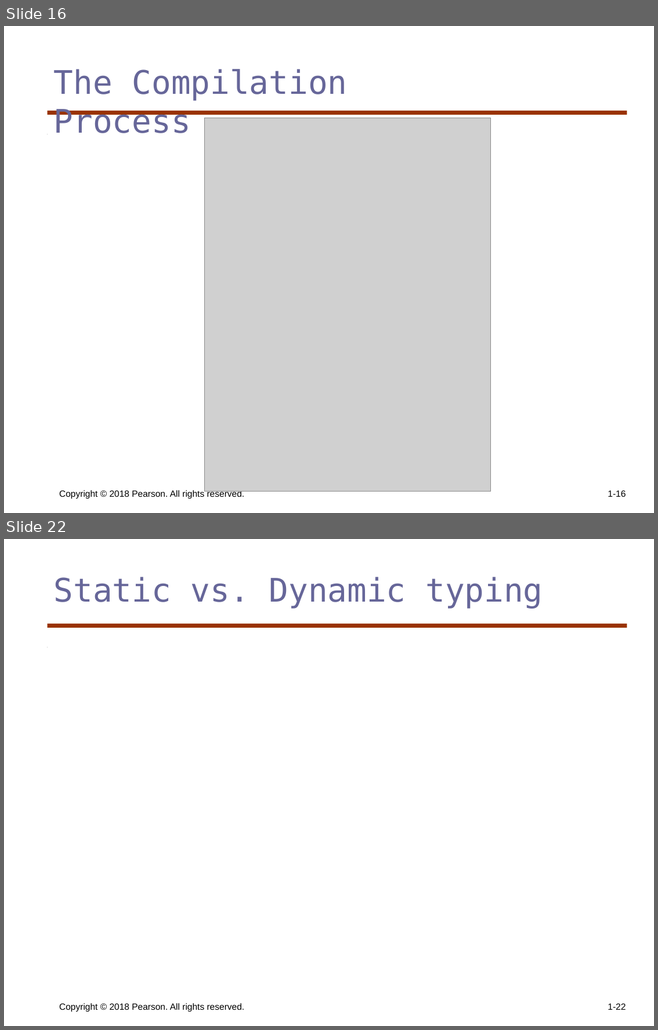
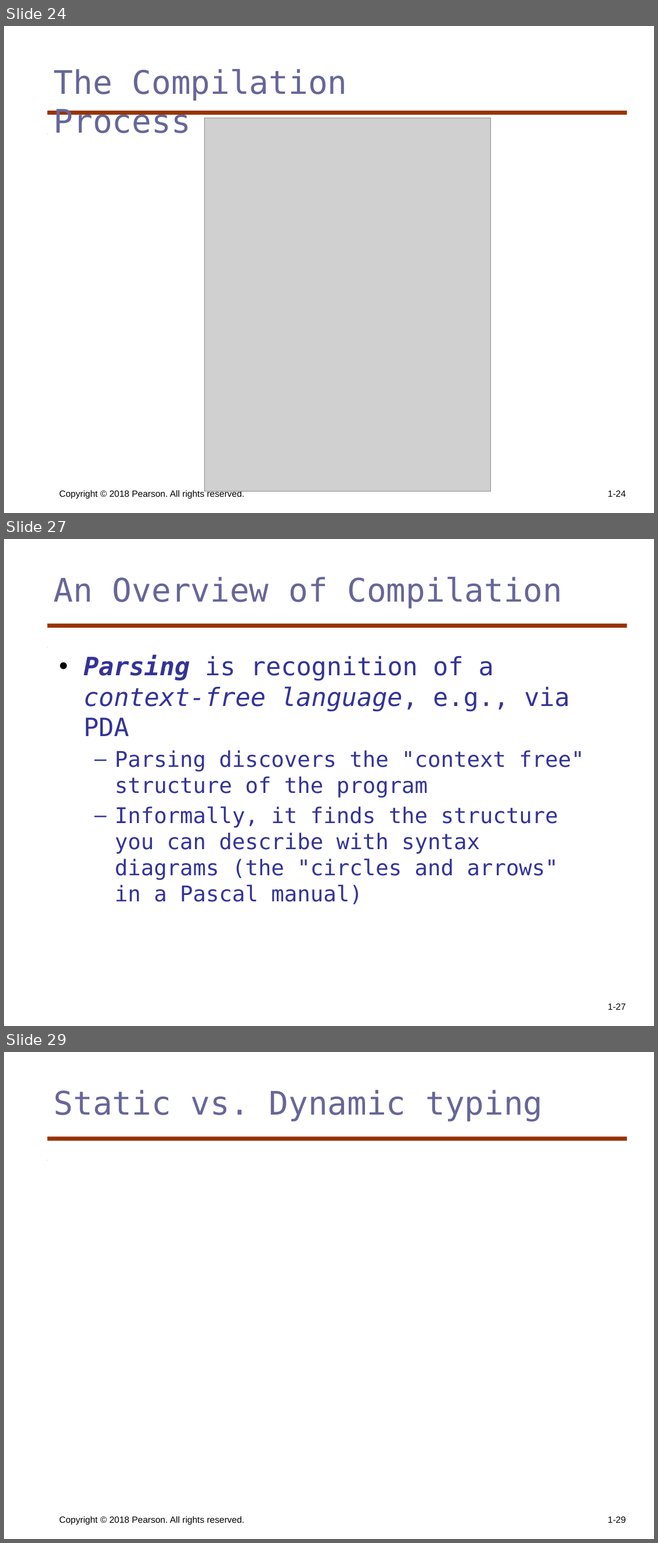
Before and after one commit to KurmasGVSU/KurmasGVSU.github.io, a slide deck: Teaching/Courses/W23/CIS343/LectureNotes/cis343_ch1pt2.pptx. Shown one above the other, each under a label of ours: slides 16 and 22 before the commit, slides 24, 27 and 29 after it; the slides between them are not shown. The pictures are 658x1030 and 658x1543 pixels, drawn with LibreOffice and Linux fonts; fonts in the diff are those of the drawing; grey boxes stand for pictures. Boxes give left, top, right and bottom in pixels: in the first picture for what was removed or moved away, otherwise in the second. Text is boxed around its words. In the diff, an @@ line names an element or a change of style, - is before the commit and + after.

```diff
--- a/Teaching/Courses/W23/CIS343/LectureNotes/cis343_ch1pt2.pptx
+++ b/Teaching/Courses/W23/CIS343/LectureNotes/cis343_ch1pt2.pptx
@@ slide 27 added at (x1=4, y1=539, x2=654, y2=1026), background #FFFFFF; not listed: 2 template elements that a slide beside it also shows @@
@@ title added at (x1=54, y1=577, x2=563, y2=608), 36 pt, text #666699 @@
+An Overview of Compilation
@@ text added at (x1=83, y1=655, x2=583, y2=904), 24 pt, text #333399 @@
+• Parsing is recognition of a context-free language, e.g., via PDA
+  – Parsing discovers the "context free" structure of the program
+  – Informally, it finds the structure you can describe with syntax diagrams (the "circles and arrows" in a Pascal manual)
@@ page number added at (x1=607, y1=1004, x2=625, y2=1010), 10 pt, text #000000 @@
+1-27
@@ what was slide 16 is now slide 24 @@
@@ page number at (x1=607, y1=491, x2=625, y2=497): text changed @@
-1-16
+1-24
@@ what was slide 22 is now slide 29 @@
@@ page number at (x1=607, y1=1517, x2=625, y2=1523): text changed @@
-1-22
+1-29
```
Also in this commit, not shown: 2 slides changed, 6 other slides added, 12 other files.
